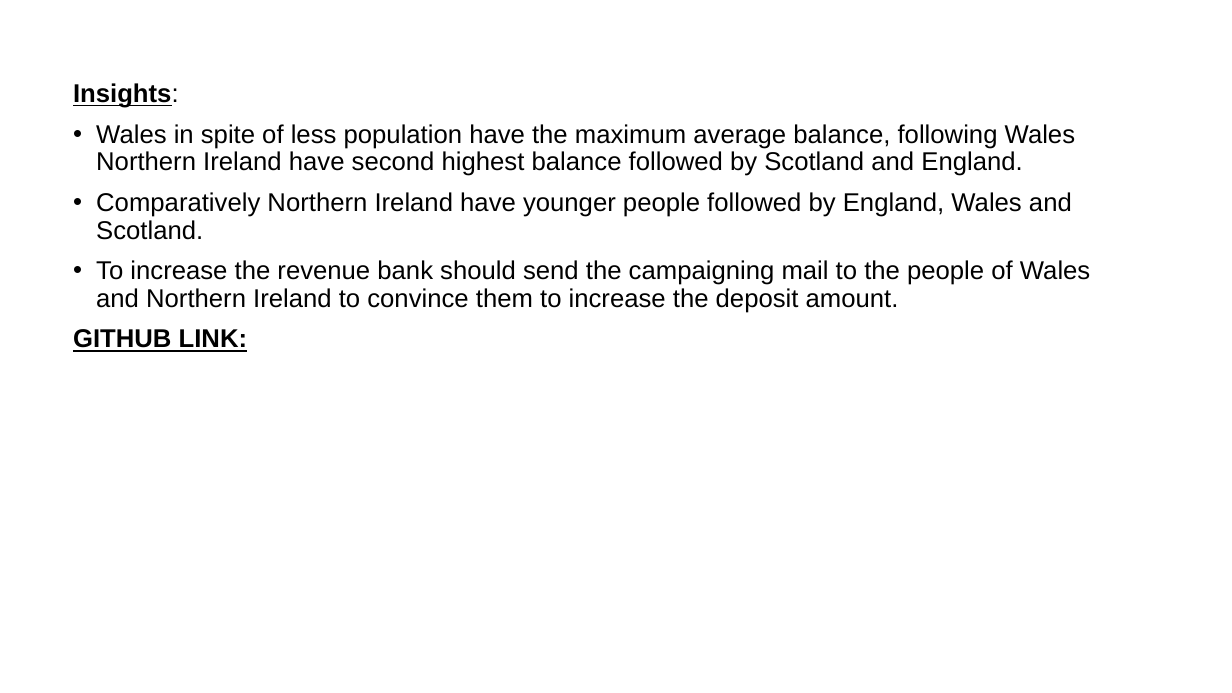
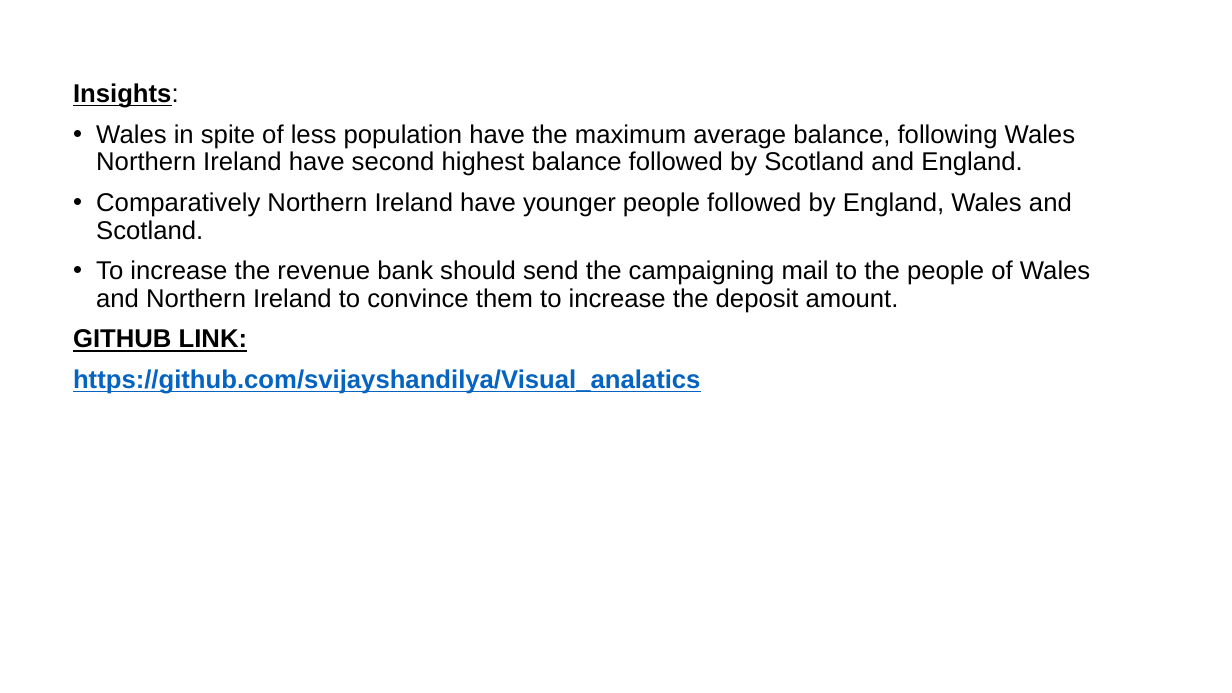
Before and after one commit to svijayshandilya/Visual_analatics, a slide deck: slide 6 of Visual Analytics.pptx. Drawn at 1232x693 pixels with LibreOffice and Linux fonts; fonts in the diff are those of the drawing; background and template pictures are left out. Boxes give left, top, right and bottom in pixels: in the first picture for what was removed or moved away, otherwise in the second. Text is boxed around its words. In the diff, an @@ line names an element or a change of style, - is before the commit and + after.

```diff
--- a/Visual Analytics.pptx
+++ b/Visual Analytics.pptx
@@ text at [73,369,700,394]: paragraph added @@
+https://github.com/svijayshandilya/Visual_analatics
```
